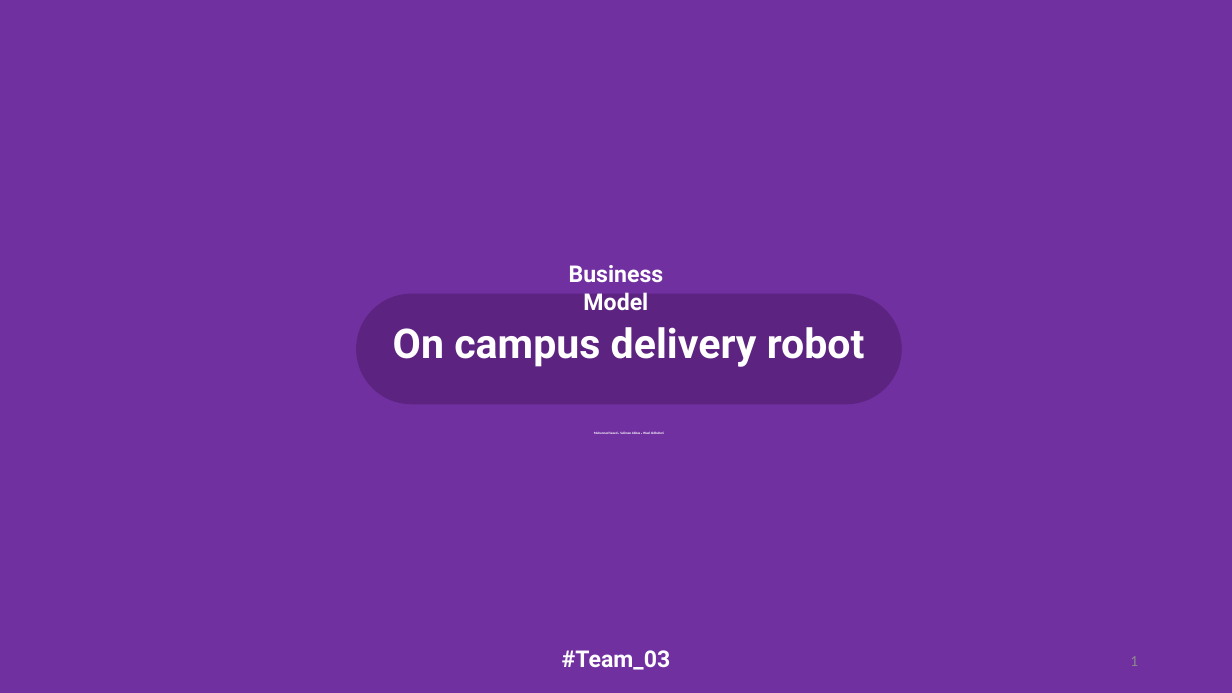
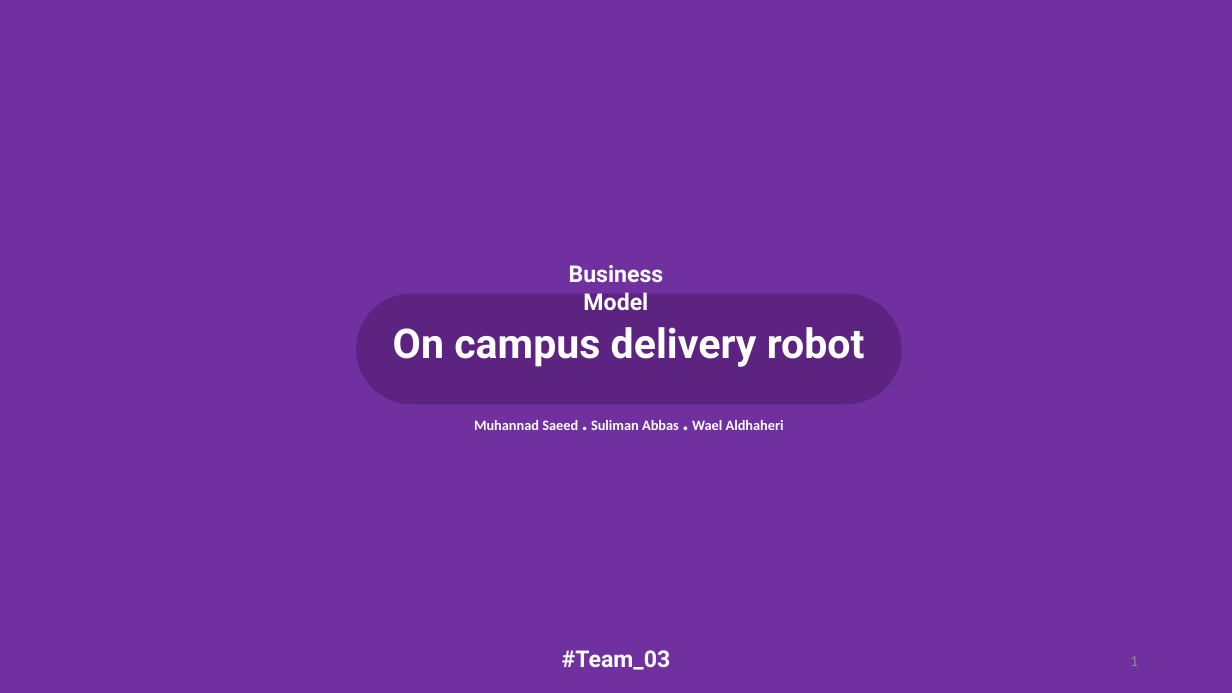
Before and after one commit to Mhd-Ghd/on-campus-delivery-robot, a slide deck: slide 1 of reports/report-2/Press#2.pptm. Drawn at 1232x693 pixels with LibreOffice and Linux fonts; fonts in the diff are those of the drawing. Boxes give left, top, right and bottom in pixels: in the first picture for what was removed or moved away, otherwise in the second. Text is boxed around its words. In the diff, an @@ line names an element or a change of style, - is before the commit and + after.

```diff
--- a/reports/report-2/Press#2.pptm
+++ b/reports/report-2/Press#2.pptm
@@ text "Muhannad Saeed . Suliman Abbas ..." at <box>474,420,784,430</box>: size 2.6 to 11.2 pt; size 4.2 to 18.2 pt, size 4.5 to 19.6 pt in "."; line spacing 0.9 to 0.8 @@
```
Also in this commit, not shown: 2 other slides changed, 2 slides added, 1 slide removed.
